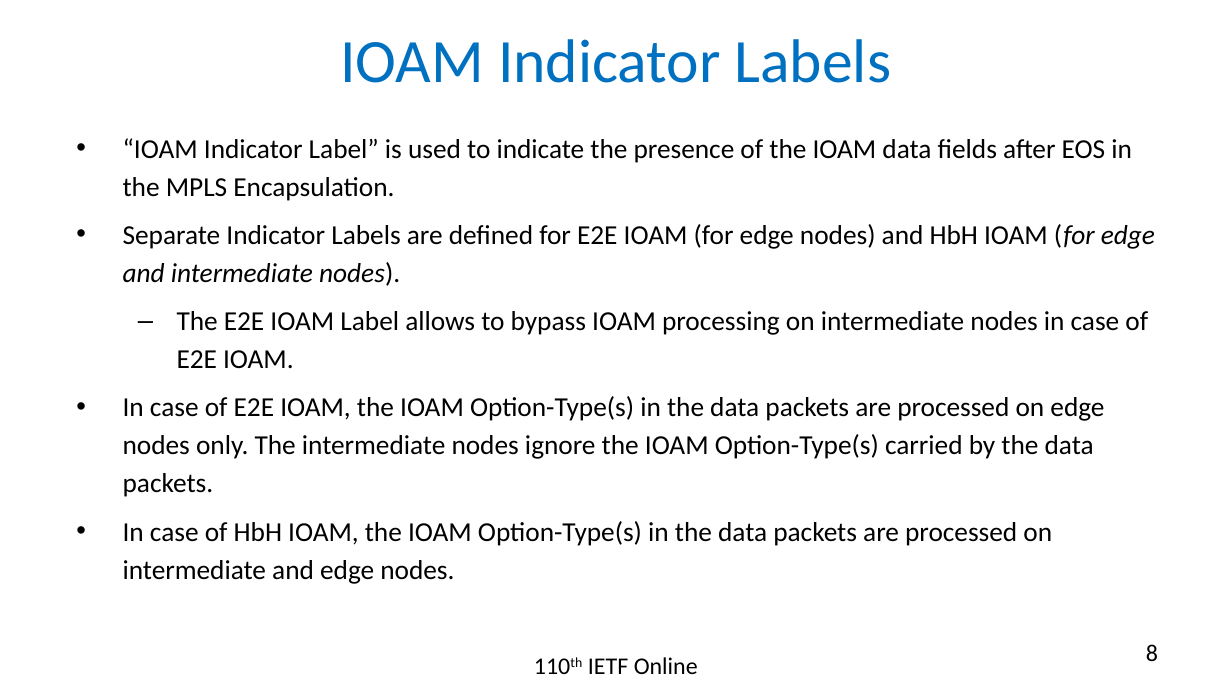
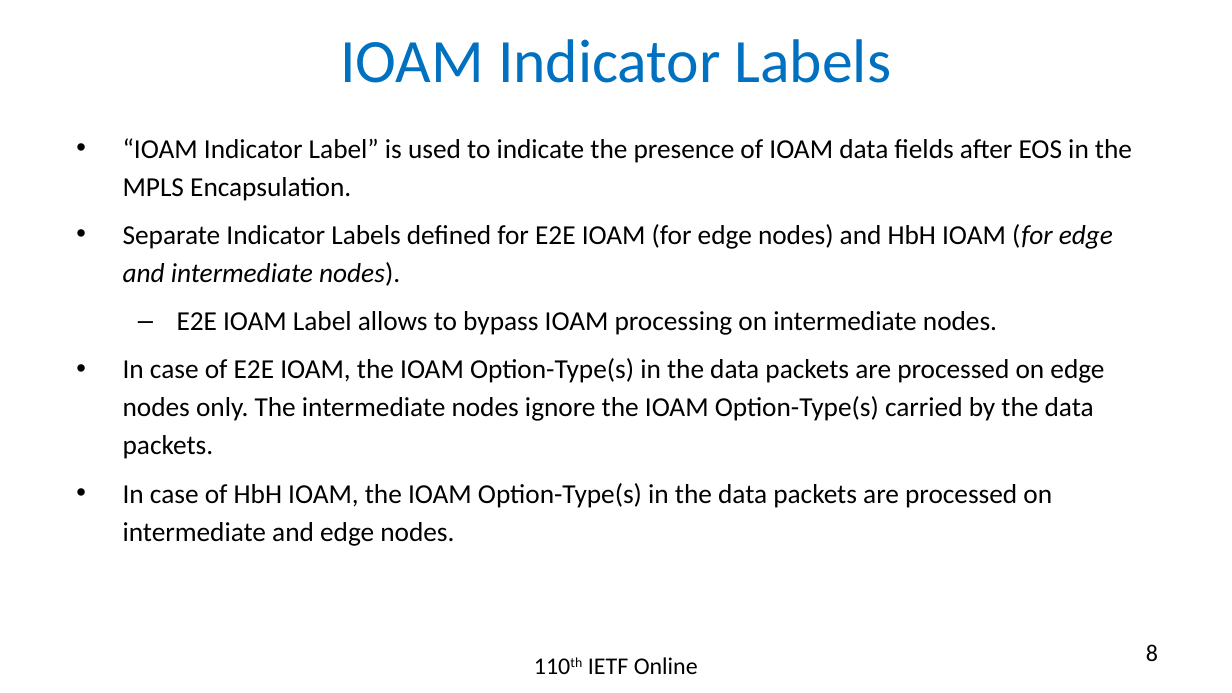
Before and after one commit to rakgandhi/ietf-slides, a slide deck: slide 8 of draft-gandhi-mpls-ioam-sr-06.pptx. Drawn at 1232x693 pixels with LibreOffice and Linux fonts; fonts in the diff are those of the drawing. Boxes give left, top, right and bottom in pixels: in the first picture for what was removed or moved away, otherwise in the second. Text is boxed around its words. In the diff, an @@ line names an element or a change of style, - is before the commit and + after.

```diff
--- a/draft-gandhi-mpls-ioam-sr-06.pptx
+++ b/draft-gandhi-mpls-ioam-sr-06.pptx
@@ text at (123, 138, 1132, 335): text changed @@
-• “IOAM Indicator Label” is used to indicate the presence of the IOAM data fields after EOS in the MPLS Encapsulation.
-• Separate Indicator Labels are defined for E2E IOAM (for edge nodes) and HbH IOAM (for edge and intermediate nodes).
-  – The E2E IOAM Label allows to bypass IOAM processing on intermediate nodes in case of E2E IOAM.
+• “IOAM Indicator Label” is used to indicate the presence of IOAM data fields after EOS in the MPLS Encapsulation.
+• Separate Indicator Labels defined for E2E IOAM (for edge nodes) and HbH IOAM (for edge and intermediate nodes).
+  – E2E IOAM Label allows to bypass IOAM processing on intermediate nodes.
```
Also in this commit, not shown: 1 other file.
